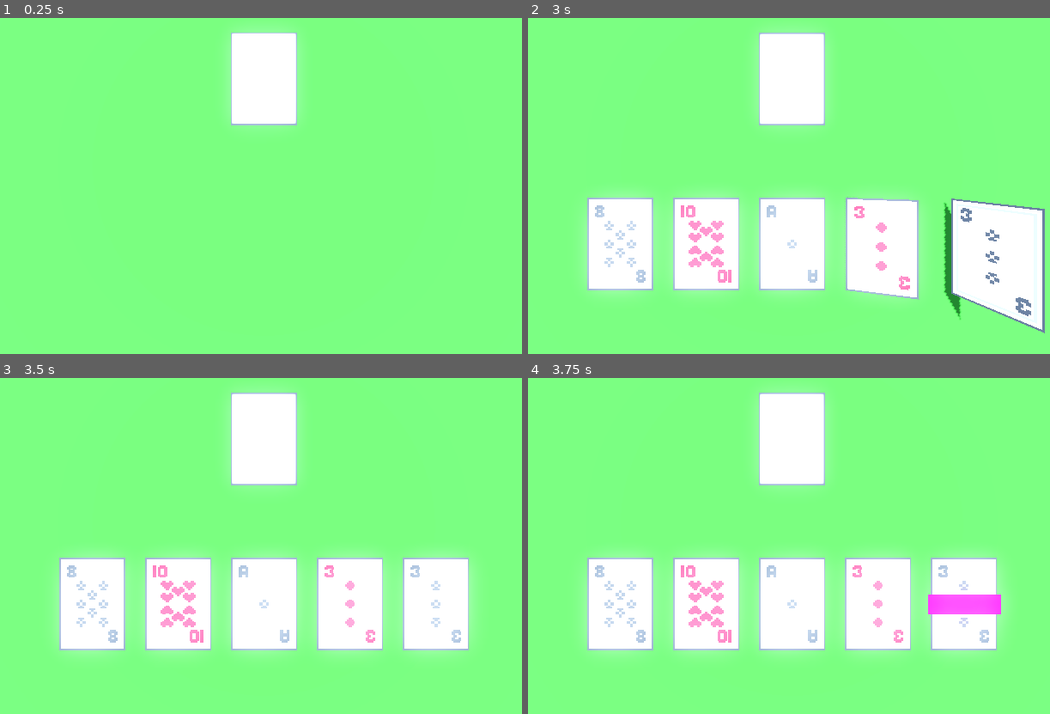
Above: before the commit, frames 1-4 (two rows, left to right).
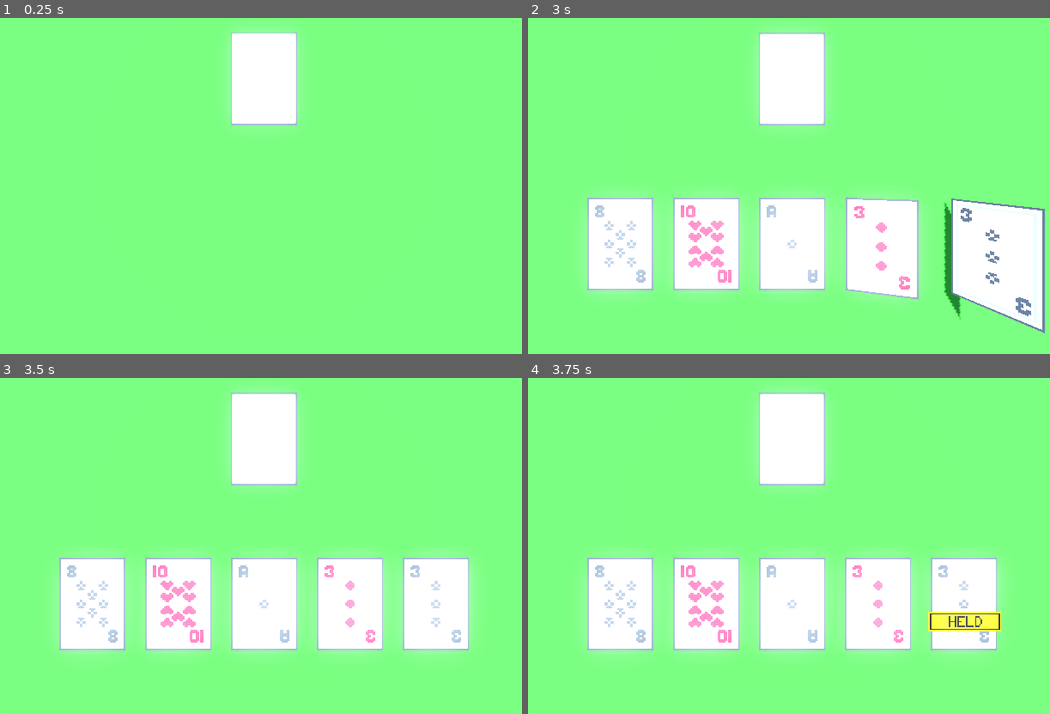
Above: after the commit, the same moments.

Repository: kjerosky/jacks-or-better
Game: Godot game, scene res://game.tscn
Two runs of this game, one before a commit and one after it. Both use one fixed random seed, a clock stepped at 60 frames per second and the inputs below.
Inputs (mouse positions are in pixels of both pictures, inside the frame that each line leads up to):
- Up to frame 1 (0.25 s): no input
- Up to frame 2 (3 s): tap Enter at 0.5 s; move the mouse to (940, 145) at 0.52 s; tap Space (TEMP_action) every 0.75 s from 0.6 to 2.85 s; click (940, 145) at 0.67 s; move the mouse to (653, 182) at 1.27 s; click (653, 182) at 1.42 s; move the mouse to (862, 78) at 2.02 s; click (862, 78) at 2.17 s; move the mouse to (757, 243) at 2.77 s; click (757, 243) at 2.92 s
- Up to frame 3 (3.5 s): no input
- Up to frame 4 (3.75 s): tap Space (TEMP_action) at 3.5, 3.6 s; move the mouse to (997, 582) at 3.52 s; click (997, 582) at 3.67 s

Frames 1-3 are identical in both runs. In frame 4, 1.5% of the frame differs, in the area x 76-91%, y 64-76%.

Commit message:
Replace placeholder hold labels

Diff:
--- a/game.tscn
+++ b/game.tscn
@@ -1,7 +1,8 @@
-[gd_scene load_steps=10 format=3 uid="uid://u44he82bojkb"]
+[gd_scene load_steps=11 format=3 uid="uid://u44he82bojkb"]
 
 [ext_resource type="PackedScene" uid="uid://ddgx78yyinptx" path="res://dealer.tscn" id="2_4s3sx"]
 [ext_resource type="Script" path="res://game-manager.gd" id="3_1okil"]
+[ext_resource type="Texture2D" uid="uid://cwhckho6mqfgu" path="res://held-label.png" id="3_i5a3g"]
 
 [sub_resource type="ProceduralSkyMaterial" id="ProceduralSkyMaterial_qu0ad"]
 sky_horizon_color = Color(0.64625, 0.65575, 0.67075, 1)
@@ -24,7 +25,8 @@
 size = Vector2(30, 20)
 
 [sub_resource type="StandardMaterial3D" id="StandardMaterial3D_1ely8"]
-albedo_color = Color(1, 0, 1, 1)
+albedo_texture = ExtResource("3_i5a3g")
+texture_filter = 0
 
 [sub_resource type="PlaneMesh" id="PlaneMesh_vjafj"]
 material = SubResource("StandardMaterial3D_1ely8")
@@ -62,7 +64,7 @@
 transform = Transform3D(1, 0, 0, 0, 1, 0, 0, 0, 1, -6.5, 2.08165e-12, 3)
 
 [node name="HoldLabel1" type="MeshInstance3D" parent="DealtCardPositions/DealtCardPosition1"]
-transform = Transform3D(1, 0, 0, 0, 1, 0, 0, 0, 1, 2.08165e-12, 0.05, 2.08165e-12)
+transform = Transform3D(1, 0, 0, 0, 1, 0, 0, 0, 1, 2.08165e-12, 0.05, 0.65)
 cast_shadow = 0
 mesh = SubResource("PlaneMesh_vjafj")
 
@@ -70,7 +72,7 @@
 transform = Transform3D(1, 0, 0, 0, 1, 0, 0, 0, 1, -3.25, 2.08165e-12, 3)
 
 [node name="HoldLabel2" type="MeshInstance3D" parent="DealtCardPositions/DealtCardPosition2"]
-transform = Transform3D(1, 0, 0, 0, 1, 0, 0, 0, 1, 2.08165e-12, 0.05, 2.08165e-12)
+transform = Transform3D(1, 0, 0, 0, 1, 0, 0, 0, 1, 2.08165e-12, 0.05, 0.65)
 cast_shadow = 0
 mesh = SubResource("PlaneMesh_vjafj")
 skeleton = NodePath("../../DealtCardPosition1")
@@ -79,7 +81,7 @@
 transform = Transform3D(1, 0, 0, 0, 1, 0, 0, 0, 1, 2.08165e-12, 2.08165e-12, 3)
 
 [node name="HoldLabel3" type="MeshInstance3D" parent="DealtCardPositions/DealtCardPosition3"]
-transform = Transform3D(1, 0, 0, 0, 1, 0, 0, 0, 1, 2.08165e-12, 0.05, 2.08165e-12)
+transform = Transform3D(1, 0, 0, 0, 1, 0, 0, 0, 1, 2.08165e-12, 0.05, 0.65)
 cast_shadow = 0
 mesh = SubResource("PlaneMesh_vjafj")
 skeleton = NodePath("../../DealtCardPosition1")
@@ -88,7 +90,7 @@
 transform = Transform3D(1, 0, 0, 0, 1, 0, 0, 0, 1, 3.25, 2.08165e-12, 3)
 
 [node name="HoldLabel4" type="MeshInstance3D" parent="DealtCardPositions/DealtCardPosition4"]
-transform = Transform3D(1, 0, 0, 0, 1, 0, 0, 0, 1, 2.08165e-12, 0.05, 2.08165e-12)
+transform = Transform3D(1, 0, 0, 0, 1, 0, 0, 0, 1, 2.08165e-12, 0.05, 0.65)
 cast_shadow = 0
 mesh = SubResource("PlaneMesh_vjafj")
 skeleton = NodePath("../../DealtCardPosition1")
@@ -97,7 +99,7 @@
 transform = Transform3D(1, 0, 0, 0, 1, 0, 0, 0, 1, 6.5, 2.08165e-12, 3)
 
 [node name="HoldLabel5" type="MeshInstance3D" parent="DealtCardPositions/DealtCardPosition5"]
-transform = Transform3D(1, 0, 0, 0, 1, 0, 0, 0, 1, 2.08165e-12, 0.05, 2.08165e-12)
+transform = Transform3D(1, 0, 0, 0, 1, 0, 0, 0, 1, 2.08165e-12, 0.05, 0.65)
 cast_shadow = 0
 mesh = SubResource("PlaneMesh_vjafj")
 skeleton = NodePath("../../DealtCardPosition1")
Binary file added: held-label.png
Not shown, added: held-label.png.import
